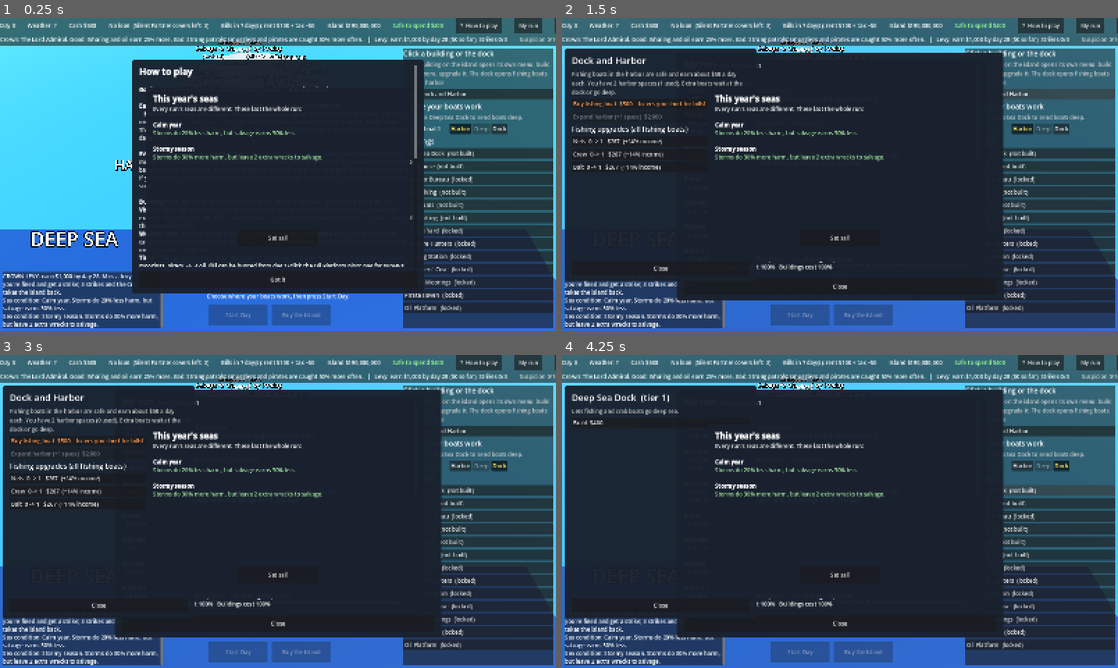
Above: before the commit, frames 1-4 (two rows, left to right).
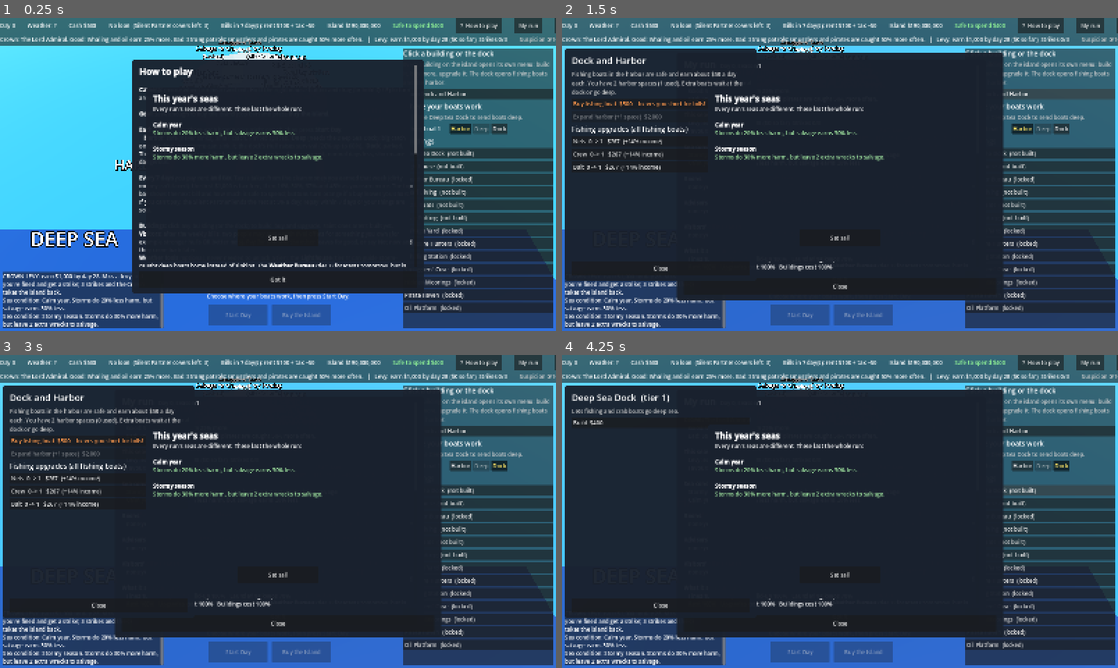
Above: after the commit, the same moments.

Repository: Sneakylandshark/Fishopoly
Game: Godot game, scene res://scenes/main.tscn
Two runs of this game, one before a commit and one after it. Both use one fixed random seed, a clock stepped at 60 frames per second and the inputs below.
Inputs:
- Up to frame 1 (0.25 s): no input
- Up to frame 2 (1.5 s): click "My run" at 0.5 s; click "Open Dock and Harbor" at 1.25 s
- Up to frame 3 (3 s): click "Harbor" at 2 s; click "Dock" at 2.75 s
- Up to frame 4 (4.25 s): click "Deep Sea Dock (not built)" at 3.5 s

The runs differ from the first frame. In frame 1, 0.7% of the frame differs, in the area x 25-75%, y 21-80%; in frame 2, less than 0.1%; in frame 3, less than 0.1%; in frame 4, less than 0.1%.

Commit message:
Camera zoom and rotation, voyages sail out and back
Mouse wheel zooms, right-drag or Q/E rotates around the island.
Pirate and smuggler ships leave on voyages and come home when done.

Co-Authored-By: Claude Opus 5.5 <noreply@anthropic.com>

Diff:
--- a/scenes/main.tscn
+++ b/scenes/main.tscn
@@ -635,6 +635,8 @@
 layout_mode = 2
 bbcode_enabled = true
 text = "[font_size=26][b]How to play[/b][/font_size]
+
+[b]Camera:[/b] mouse wheel zooms in and out. Hold the right mouse button and drag (or hold Q / E) to turn around the island.
 
 [b]Goal:[/b] save enough to buy the island (top bar) and press [b]Buy the Island[/b].
 
--- a/scripts/boat.gd
+++ b/scripts/boat.gd
@@ -6,6 +6,7 @@
 var bob_phase := 0.0
 var bob_strength := 0.08
 var home := Vector3.ZERO
+var move_tween: Tween
 
 
 func _ready() -> void:
@@ -27,7 +28,11 @@
 
 
 func sail_to(target: Vector3, seconds: float) -> Tween:
+	# A new order replaces the old one, so two moves never fight over the boat
+	if move_tween and move_tween.is_valid():
+		move_tween.kill()
 	var t := create_tween()
+	move_tween = t
 	t.tween_property(self, "position", target, seconds).set_trans(Tween.TRANS_SINE).set_ease(Tween.EASE_IN_OUT)
 	return t
 
--- a/scripts/main.gd
+++ b/scripts/main.gd
@@ -5,6 +5,8 @@
 
 const BOAT_SCENE := preload("res://scenes/boat.tscn")
 const SAIL_TIME := 1.0
+# Seconds a pirate or smuggler takes to sail out to (or back from) the horizon
+const VOYAGE_SAIL := 7.0
 const BOAT_COLORS := {
 	"fish": Color(0.85, 0.85, 0.8),
 	"crab": Color(0.85, 0.3, 0.2),
@@ -66,6 +68,7 @@
 	$UI/OfferChoice/Box/Buttons/PickA.pressed.connect(func(): _on_choice(0))
 	$UI/OfferChoice/Box/Buttons/PickB.pressed.connect(func(): _on_choice(1))
 	$UI/OfferChoice/Box/Buttons/Later.pressed.connect(func(): _on_choice(2))
+	_setup_camera()
 	_make_graphs_panel()
 	_make_mail_props()
 	_make_newspaper_panel()
@@ -102,6 +105,8 @@
 # ---------- Clicking buildings ----------
 
 func _unhandled_input(event: InputEvent) -> void:
+	if _camera_input(event):
+		return
 	if event is InputEventMouseButton and event.pressed and event.button_index == MOUSE_BUTTON_LEFT:
 		var cam: Camera3D = $Camera3D
 		var from := cam.project_ray_origin(event.position)
@@ -664,8 +669,8 @@
 	if kind == "barge":
 		return Vector3(-11.0 + (i % 4) * 3.2, 0, 29.0)
 	if zone == "voyage":
-		# Away on a voyage: far out to sea, off the edge of the view
-		return Vector3(90.0 + (i % 4) * 6.0, 0, 90.0 + (i / 4) * 6.0)
+		# Away on a voyage: over the western horizon
+		return Vector3(-160.0 - (i % 4) * 6.0, 0, -30.0 + (i / 4) * 6.0)
 	if zone == "hidden":
 		# Tucked into a cove on the east coast
 		return Vector3(17.0 + (i % 3) * 2.6, 0, -4.0 + (i / 3) * 3.4)
@@ -735,8 +740,27 @@
 		var key: String = zone + "_" + b.kind
 		var idx: int = counts.get(key, 0)
 		counts[key] = idx + 1
-		boat_nodes[i].set_color(BOAT_COLORS[b.kind])
-		boat_nodes[i].sail_to(_spot_for(zone, b.kind, idx), seconds)
+		var n: Node3D = boat_nodes[i]
+		n.set_color(BOAT_COLORS[b.kind])
+		var was: String = n.get_meta("zone", zone)
+		n.set_meta("zone", zone)
+		var spot := _spot_for(zone, b.kind, idx)
+		if zone == "voyage" and was != "voyage":
+			# Setting off: a slow sail out to the horizon, then out of sight
+			n.set_meta("busy_until", Time.get_ticks_msec() + VOYAGE_SAIL * 1000)
+			n.sail_to(spot, VOYAGE_SAIL).finished.connect(func():
+				if n.get_meta("zone", "") == "voyage":
+					n.visible = false)
+		elif was == "voyage" and zone != "voyage":
+			# Home from a voyage: appears on the horizon and sails back in
+			n.visible = true
+			n.position = _spot_for("voyage", b.kind, idx)
+			n.set_meta("busy_until", Time.get_ticks_msec() + VOYAGE_SAIL * 1000)
+			n.sail_to(spot, VOYAGE_SAIL)
+		elif Time.get_ticks_msec() >= int(n.get_meta("busy_until", 0)):
+			# Not mid-voyage-sail: move to its spot as usual
+			n.visible = zone != "voyage"
+			n.sail_to(spot, seconds)
 
 
 # ---------- The day ----------
@@ -748,7 +772,8 @@
 	$UI/Actions/StartDay.disabled = true
 	# Boats head out a little before the weather shows
 	for n in boat_nodes:
-		n.sail_to(n.position + Vector3(0, 0, 3), SAIL_TIME * 0.6)
+		if n.visible and Time.get_ticks_msec() >= int(n.get_meta("busy_until", 0)):
+			n.sail_to(n.position + Vector3(0, 0, 3), SAIL_TIME * 0.6)
 	await get_tree().create_timer(SAIL_TIME * 0.6).timeout
 	var report: Dictionary = Game.start_day()
 	_show_weather(report.weather)
@@ -1472,3 +1497,79 @@
 	t += "\n\n[font_size=14][i]Open Graphs (top bar) for every number of every day.[/i][/font_size]"
 	paper_text.text = t
 	$UI/Newspaper.visible = true
+
+
+# ---------- Camera: scroll to zoom, right-drag (or Q / E) to turn around the island ----------
+
+# Closest and furthest the camera may be from the point it looks at
+const ZOOM_MIN := 30.0
+const ZOOM_MAX := 130.0
+const ZOOM_STEP := 0.1
+# Degrees turned per pixel of right-drag, and per second holding Q or E
+const TURN_DRAG := 0.3
+const TURN_KEYS := 70.0
+var cam_target := Vector3.ZERO
+var cam_dist := 60.0
+var cam_yaw := 0.0
+var cam_pitch := 0.0
+var cam_dragging := false
+# The look point at the start, and the turn at the start (turning swings the look point around the island centre)
+var cam_target0 := Vector3.ZERO
+var cam_yaw0 := 0.0
+
+
+func _setup_camera() -> void:
+	# Start from wherever the camera sits in main.tscn: find the sea-level point it looks at
+	var cam: Camera3D = $Camera3D
+	var fwd: Vector3 = -cam.global_transform.basis.z
+	var pos: Vector3 = cam.global_position
+	var t: float = -pos.y / fwd.y if abs(fwd.y) > 0.01 else 60.0
+	cam_target = pos + fwd * t
+	var off: Vector3 = pos - cam_target
+	cam_dist = off.length()
+	cam_yaw = atan2(off.x, off.z)
+	cam_pitch = asin(off.y / cam_dist)
+	cam_target0 = cam_target
+	cam_yaw0 = cam_yaw
+	_apply_camera()
+
+
+func _apply_camera() -> void:
+	var cam: Camera3D = $Camera3D
+	# The island centre is (0, 0, 0), so the whole view circles the island
+	cam_target = cam_target0.rotated(Vector3.UP, cam_yaw - cam_yaw0)
+	var off := Vector3(sin(cam_yaw) * cos(cam_pitch), sin(cam_pitch), cos(cam_yaw) * cos(cam_pitch)) * cam_dist
+	cam.global_position = cam_target + off
+	cam.look_at(cam_target, Vector3.UP)
+
+
+func _camera_input(event: InputEvent) -> bool:
+	# Returns true when the event was used by the camera
+	if event is InputEventMouseButton:
+		if event.button_index == MOUSE_BUTTON_WHEEL_UP and event.pressed:
+			cam_dist = clamp(cam_dist * (1.0 - ZOOM_STEP), ZOOM_MIN, ZOOM_MAX)
+			_apply_camera()
+			return true
+		if event.button_index == MOUSE_BUTTON_WHEEL_DOWN and event.pressed:
+			cam_dist = clamp(cam_dist * (1.0 + ZOOM_STEP), ZOOM_MIN, ZOOM_MAX)
+			_apply_camera()
+			return true
+		if event.button_index == MOUSE_BUTTON_RIGHT:
+			cam_dragging = event.pressed
+			return true
+	if event is InputEventMouseMotion and cam_dragging:
+		cam_yaw -= deg_to_rad(event.relative.x * TURN_DRAG)
+		_apply_camera()
+		return true
+	return false
+
+
+func _process(delta: float) -> void:
+	var turn := 0.0
+	if Input.is_physical_key_pressed(KEY_Q):
+		turn += 1.0
+	if Input.is_physical_key_pressed(KEY_E):
+		turn -= 1.0
+	if turn != 0.0:
+		cam_yaw += deg_to_rad(turn * TURN_KEYS * delta)
+		_apply_camera()
--- a/tests/uicheck.gd
+++ b/tests/uicheck.gd
@@ -10,6 +10,13 @@
 	main = load("res://scenes/main.tscn").instantiate()
 	add_child(main)
 	await _frames(3)
+	# The camera rig must start exactly where main.tscn puts the camera (6, 45, 64)
+	print("camera start: ", main.get_node("Camera3D").global_position, " looking at ", main.cam_target)
+	main.cam_dist = main.ZOOM_MIN
+	main.cam_yaw += PI
+	main._apply_camera()
+	print("camera zoomed in, other side: ", main.get_node("Camera3D").global_position)
+	main._setup_camera()
 
 	# Sea conditions, then the Crown pick (grid), then the champion pick (grid)
 	_step("conditions")
Not shown, added: scripts/graph_view.gd.uid
